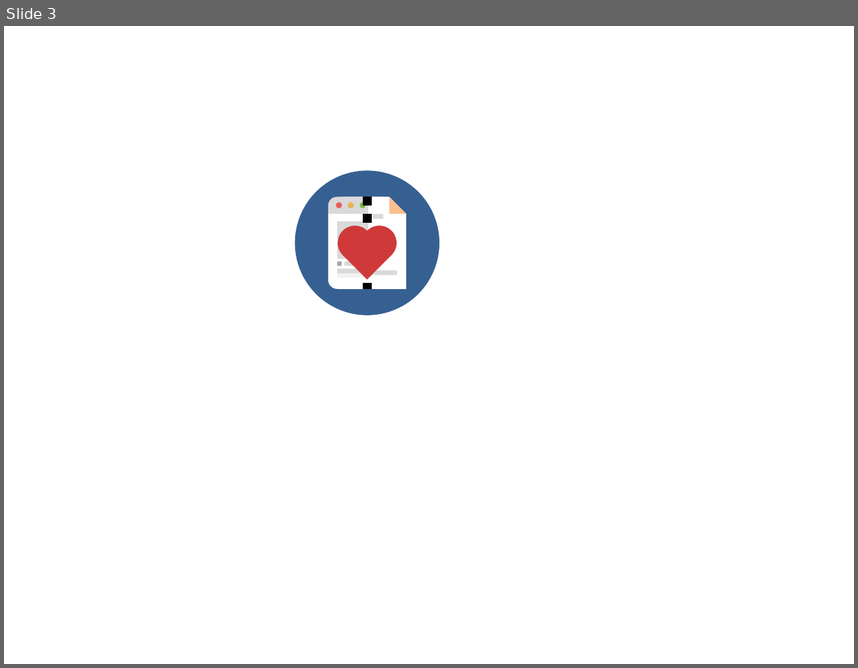
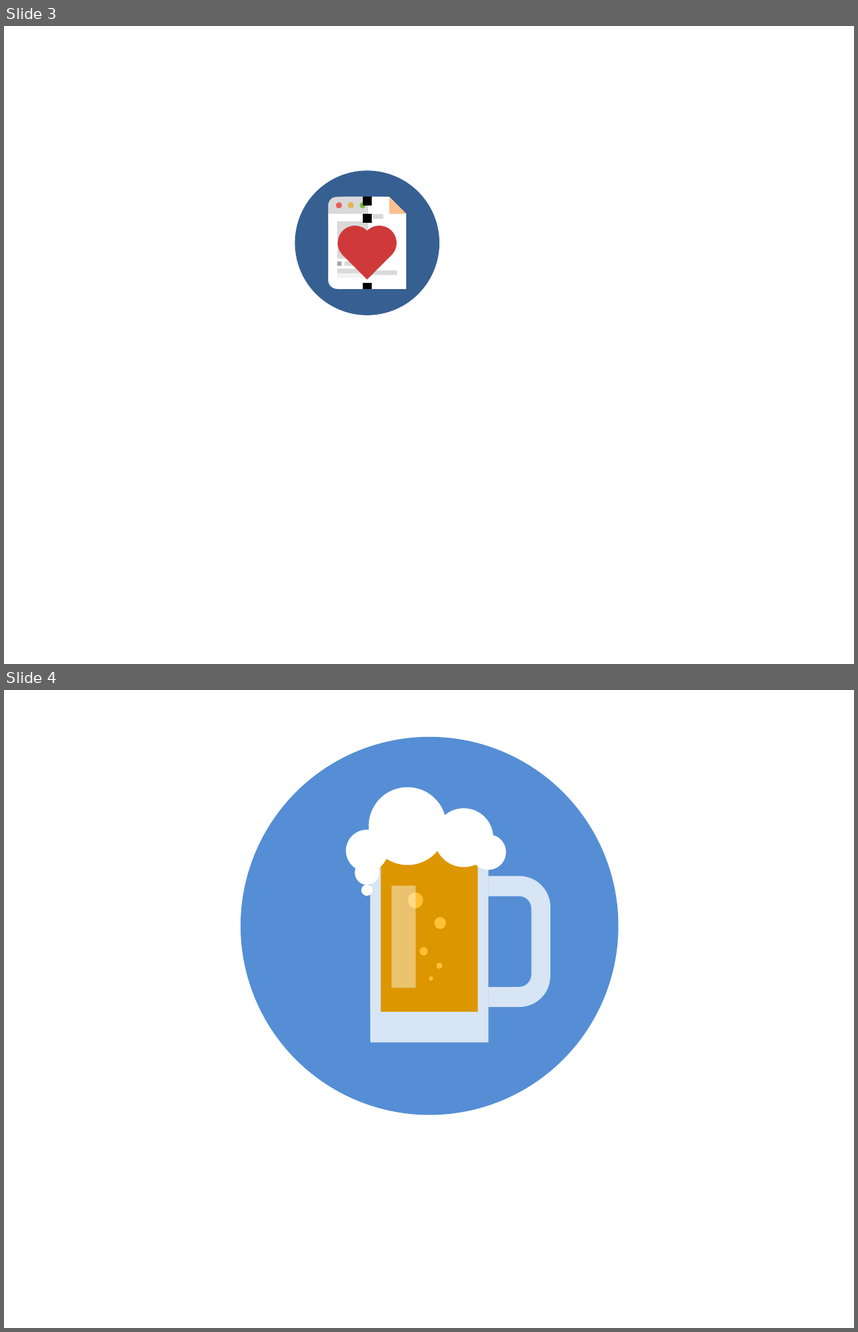
Before and after one commit to artem-ogre/QSSPreview, a slide deck: images/icons.pptx. Shown one above the other, each under a label of ours: slide 3 before the commit, slides 3 and 4 after it. The pictures are 858x668 and 858x1332 pixels, drawn with LibreOffice and Linux fonts; fonts in the diff are those of the drawing. Boxes give left, top, right and bottom in pixels: in the first picture for what was removed or moved away, otherwise in the second. Text is boxed around its words. In the diff, an @@ line names an element or a change of style, - is before the commit and + after.

```diff
--- a/images/icons.pptx
+++ b/images/icons.pptx
@@ slide 4 added at [4,690,854,1328], background #FFFFFF @@
@@ ellipse added at [240,737,618,1114], fill #558ED5 @@
@@ ellipse added at [369,787,446,865], fill #FFFFFF @@
@@ ellipse added at [434,808,493,867], fill #FFFFFF @@
@@ ellipse added at [346,829,388,871], fill #FFFFFF @@
@@ ellipse added at [470,834,506,870], fill #FFFFFF @@
@@ rectangle added at [370,840,488,1042], fill #D7E5F5 @@
@@ rectangle added at [370,847,488,1012], fill #DC9600 @@
@@ rectangle added at [370,840,381,1012], fill #D7E5F5 @@
@@ rectangle added at [477,840,488,1012], fill #D7E5F5 @@
@@ ellipse added at [355,860,380,885], fill #FFFFFF @@
@@ round same rect added at [488,876,550,1007], fill #D7E5F5 @@
@@ ellipse added at [361,885,372,896], fill #FFFFFF @@
@@ rectangle added at [392,885,415,987], fill #FFFFFF at 43% opacity @@
@@ ellipse added at [408,892,423,907], fill #FFC033 @@
@@ round same rect added at [489,896,531,986], fill #558ED5 @@
@@ ellipse added at [434,917,446,929], fill #FFC033 @@
@@ ellipse added at [419,947,428,955], fill #FFC033 @@
@@ ellipse added at [429,976,433,980], fill #FFC033 @@
@@ ellipse added at [437,963,443,969], fill #FFC033 @@
```
Also in this commit, not shown: 2 other files.
